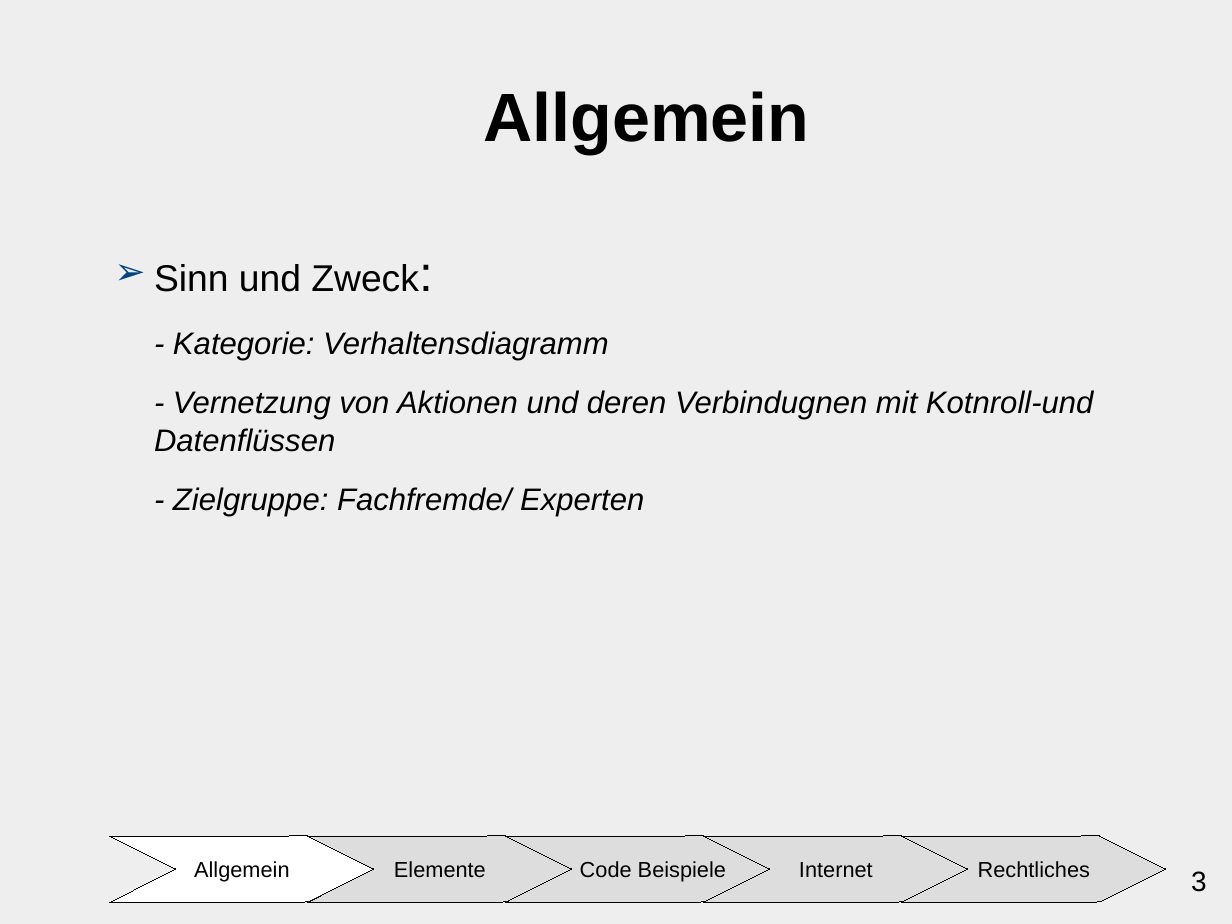
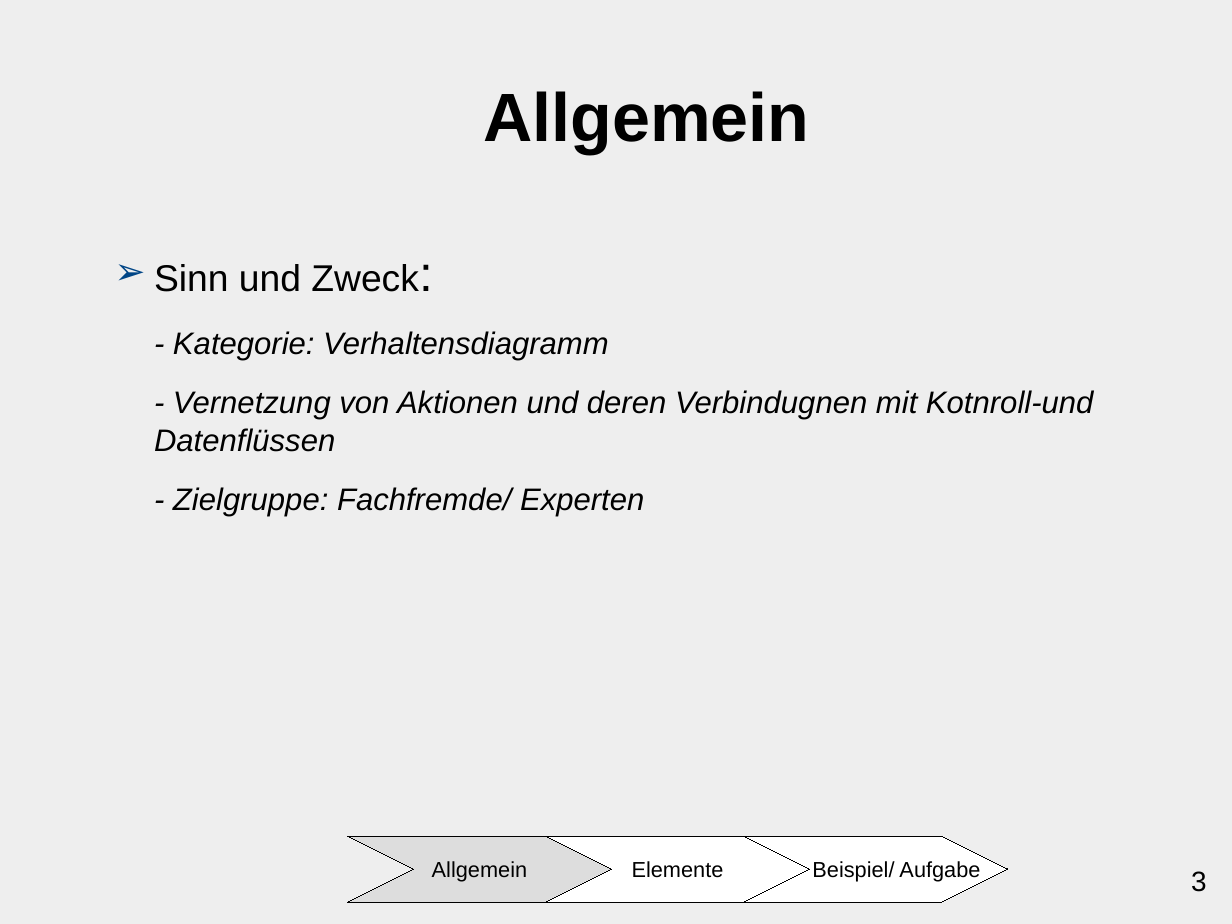
Before and after one commit to ChristianMarzianGithub/VortragAktivitaetsdiagramm, a slide deck: slide 3 of Präsentation Aktivitätsdiagramm/main/AktivitaetsdiagrammCM.odp. Drawn at 1232x924 pixels with LibreOffice and Linux fonts; fonts in the diff are those of the drawing. Boxes give left, top, right and bottom in pixels: in the first picture for what was removed or moved away, otherwise in the second. Text is boxed around its words. In the diff, an @@ line names an element or a change of style, - is before the commit and + after.

Commit message:
moved

```diff
--- a/Präsentation Aktivitätsdiagramm/main/AktivitaetsdiagrammCM.odp
+++ b/Präsentation Aktivitätsdiagramm/main/AktivitaetsdiagrammCM.odp
@@ freeform shape "Allgemein": place and size @@
-freeform shape "Allgemein" at (110,836,373,902)
+freeform shape "Allgemein" at (348,836,612,902)
@@ freeform shape "Allgemein" at (348,836,612,902): fill #FFFFFF to #DDDDDD @@
@@ freeform shape removed at (506,836,770,902) @@
-Code Beispiele
@@ freeform shape "Elemente": place and size @@
-freeform shape "Elemente" at (309,836,572,902)
+freeform shape "Elemente" at (546,836,809,902)
@@ freeform shape "Elemente" at (546,836,809,902): fill #DDDDDD to #FFFFFF @@
@@ freeform shape removed at (704,836,968,902) @@
-Internet
@@ freeform shape added at (743,836,1007,902), fill #FFFFFF, outline #000000 0 pt, 14 pt, text #000000 @@
+Beispiel/ Aufgabe
@@ freeform shape removed at (902,836,1166,902) @@
-Rechtliches
```
Also in this commit, not shown: 4 other slides changed, 15 slides added, 12 slides removed.
